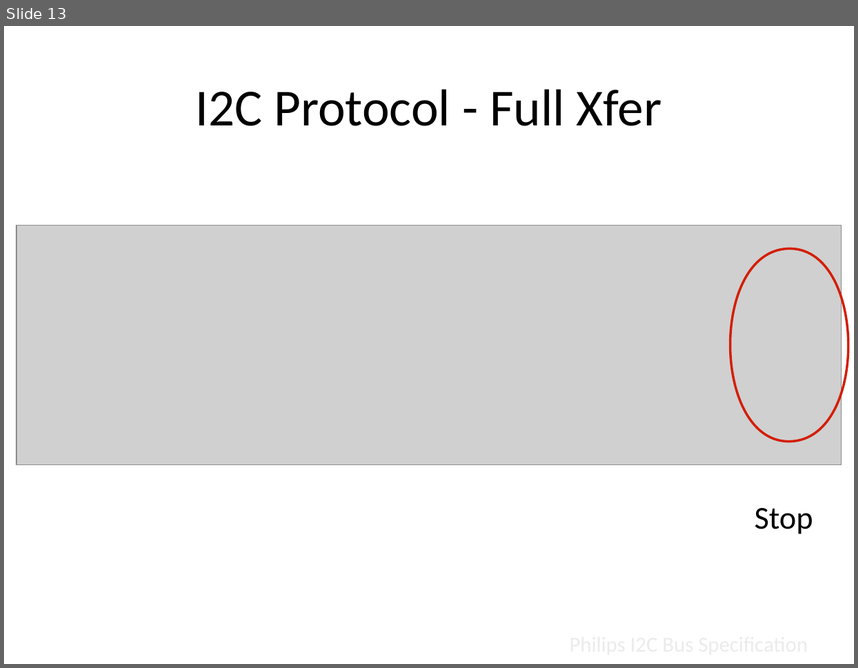
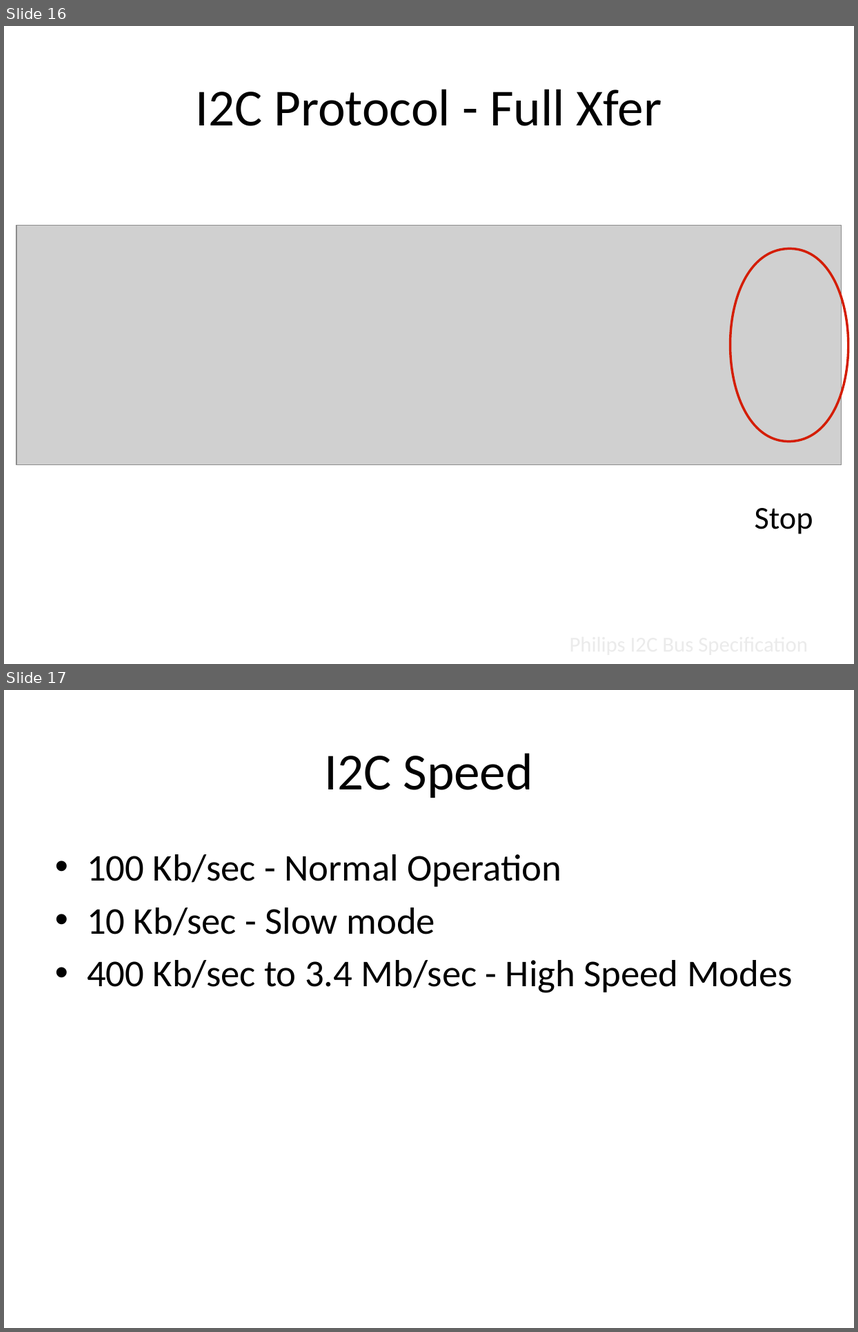
Before and after one commit to NVSL/QuadClass-Resources, a slide deck: Lecture Slides/03-Components.pptx. Shown one above the other, each under a label of ours: slide 13 before the commit, slides 16 and 17 after it. The pictures are 858x668 and 858x1332 pixels, drawn with LibreOffice and Linux fonts; fonts in the diff are those of the drawing; grey boxes stand for pictures. Boxes give left, top, right and bottom in pixels: in the first picture for what was removed or moved away, otherwise in the second. Text is boxed around its words. In the diff, an @@ line names an element or a change of style, - is before the commit and + after.

```diff
--- a/Lecture Slides/03-Components.pptx
+++ b/Lecture Slides/03-Components.pptx
@@ slide 17 added at bbox=[4, 690, 854, 1328], background #FFFFFF @@
@@ title added at bbox=[324, 753, 533, 798], 44 pt, text #000000 @@
+I2C Speed
@@ text added at bbox=[87, 854, 793, 993], 32 pt, text #000000 @@
+• 100 Kb/sec - Normal Operation
+• 10 Kb/sec - Slow mode
+• 400 Kb/sec to 3.4 Mb/sec - High Speed Modes
@@ what was slide 13 is now slide 16 @@
```
Also in this commit, not shown: 3 slides changed, 5 other slides added, 1 slide removed, 4 other files.
